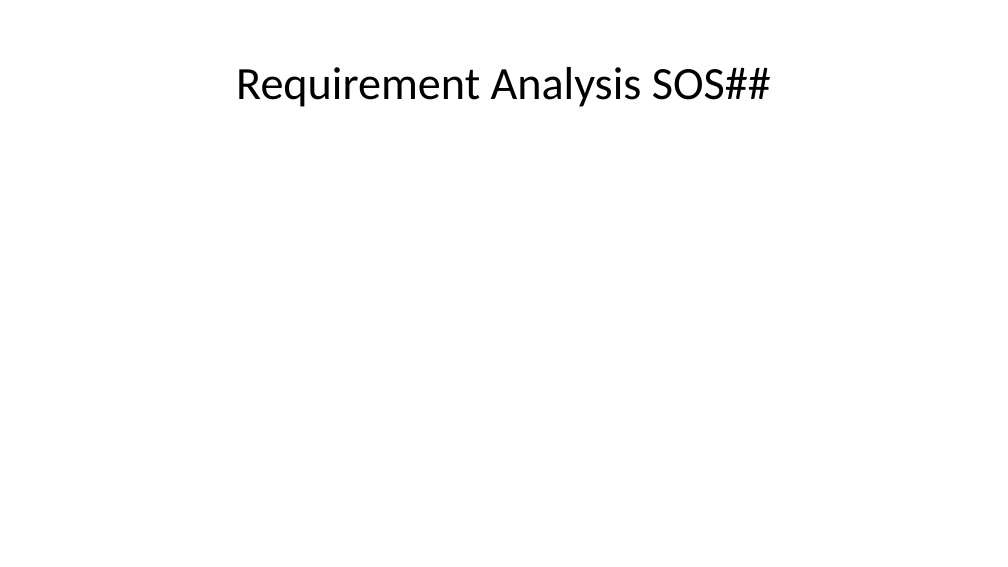
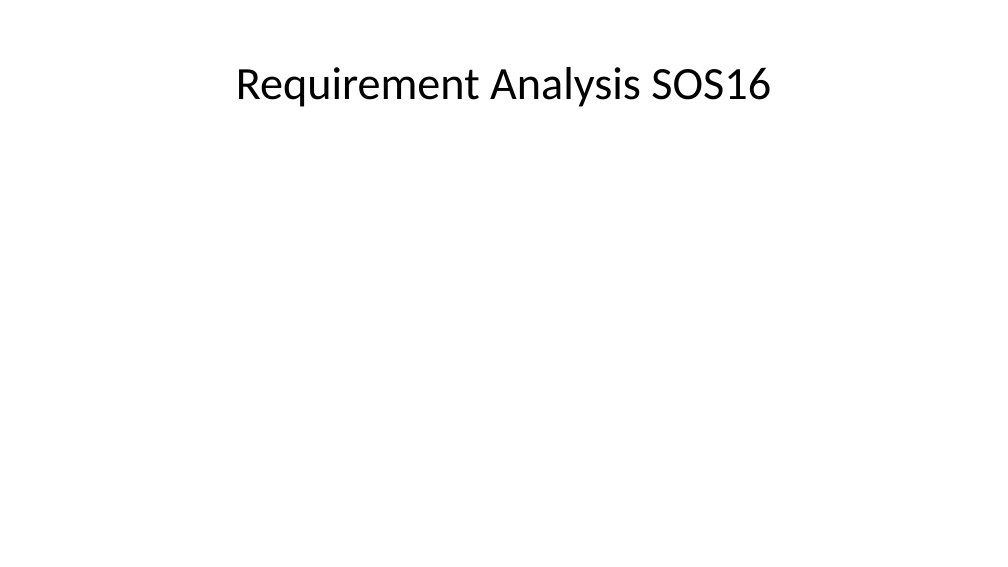
Before and after one commit to arocho032/CEN4010-Team-5, a slide deck: slide 11 of specifications/deliv1/SOS Deliverable 1 Presentation.pptx. Drawn at 1008x567 pixels with LibreOffice and Linux fonts; fonts in the diff are those of the drawing. Boxes give left, top, right and bottom in pixels: in the first picture for what was removed or moved away, otherwise in the second. Text is boxed around its words. In the diff, an @@ line names an element or a change of style, - is before the commit and + after.

```diff
--- a/specifications/deliv1/SOS Deliverable 1 Presentation.pptx
+++ b/specifications/deliv1/SOS Deliverable 1 Presentation.pptx
@@ title at [236, 67, 771, 107]: text changed @@
-Requirement Analysis SOS##
+Requirement Analysis SOS16
```
Also in this commit, not shown: 9 other slides changed, 4 slides added, 4 slides removed, 1 other file.
